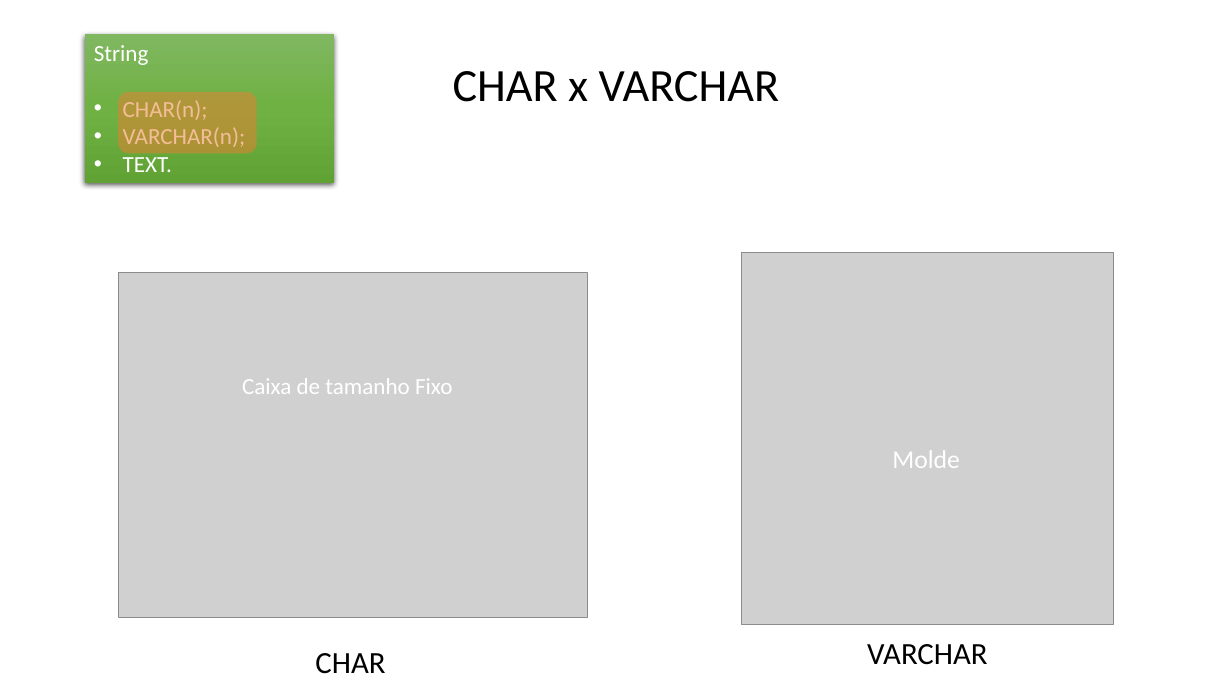
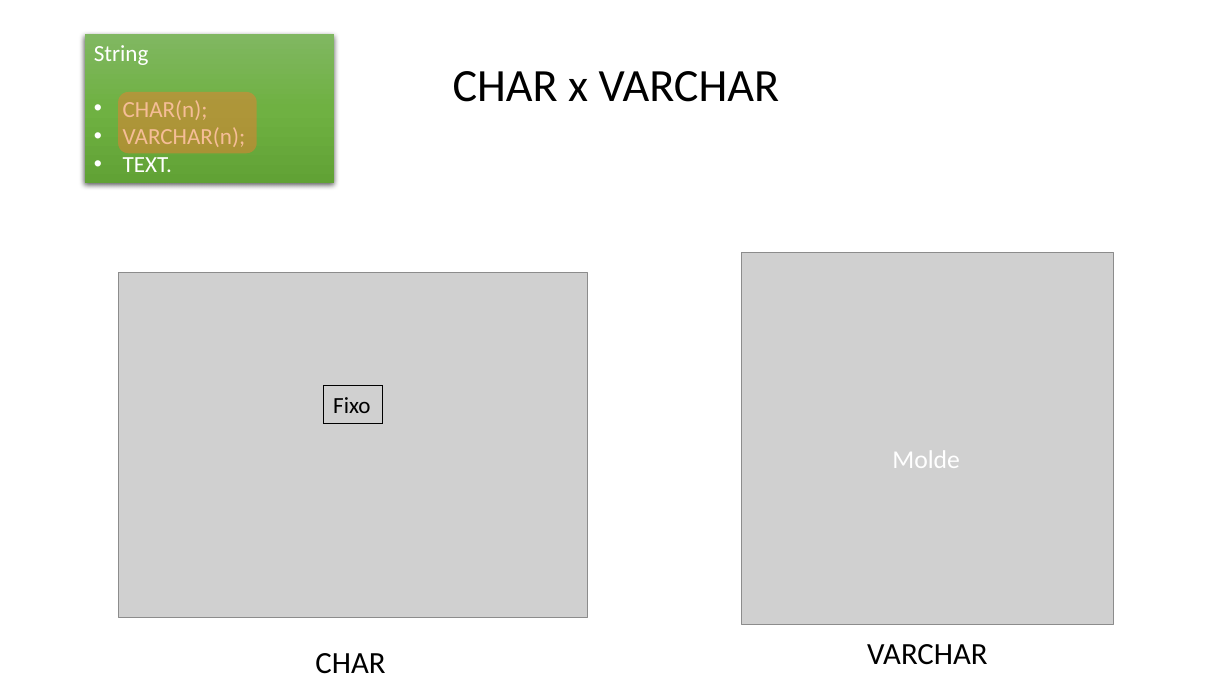
Before and after one commit to Felipe-Tagawa/C07-Monitoria, a slide deck: slide 10 of Aula 02/IntroduçãoBD.pptx (slide 8 before the commit). Drawn at 1232x693 pixels with LibreOffice and Linux fonts; fonts in the diff are those of the drawing; grey boxes stand for pictures; background and template pictures are left out. Boxes give left, top, right and bottom in pixels: in the first picture for what was removed or moved away, otherwise in the second. Text is boxed around its words. In the diff, an @@ line names an element or a change of style, - is before the commit and + after.

```diff
--- a/Aula 02/IntroduçãoBD.pptx
+++ b/Aula 02/IntroduçãoBD.pptx
@@ rectangle "Fixo": place and size @@
-rectangle "Fixo" at bbox=[242, 378, 452, 394]
+rectangle "Fixo" at bbox=[324, 386, 384, 423]
@@ rectangle "Fixo" at bbox=[324, 386, 384, 423]: outline none to #000000 0.75 pt @@
@@ text in rectangle at bbox=[333, 397, 370, 413]: text changed; text colour #FFFFFF to #000000 @@
-Caixa de tamanho Fixo
+Fixo
```
Also in this commit, not shown: 1 other slide changed, 2 slides added, 11 other files.
